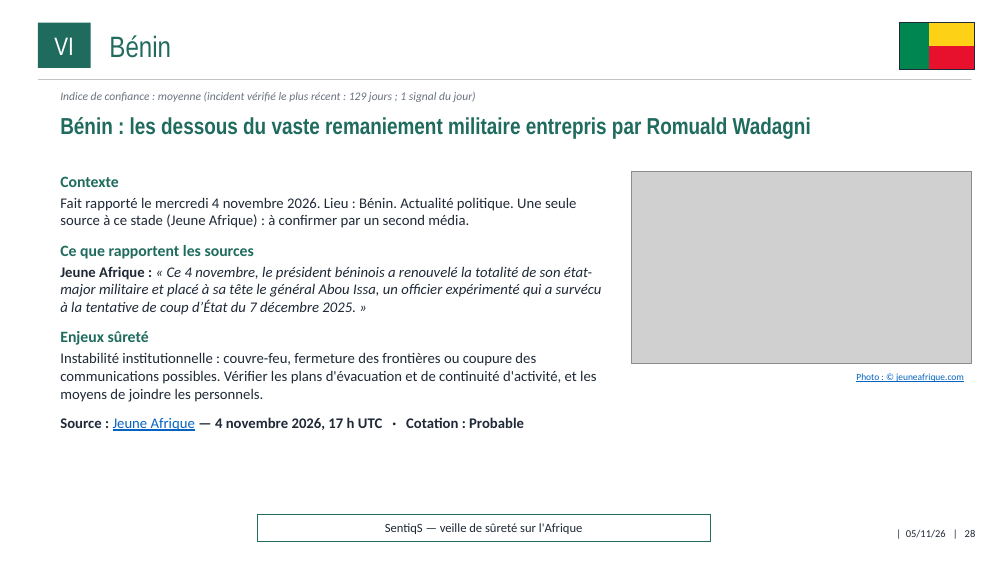
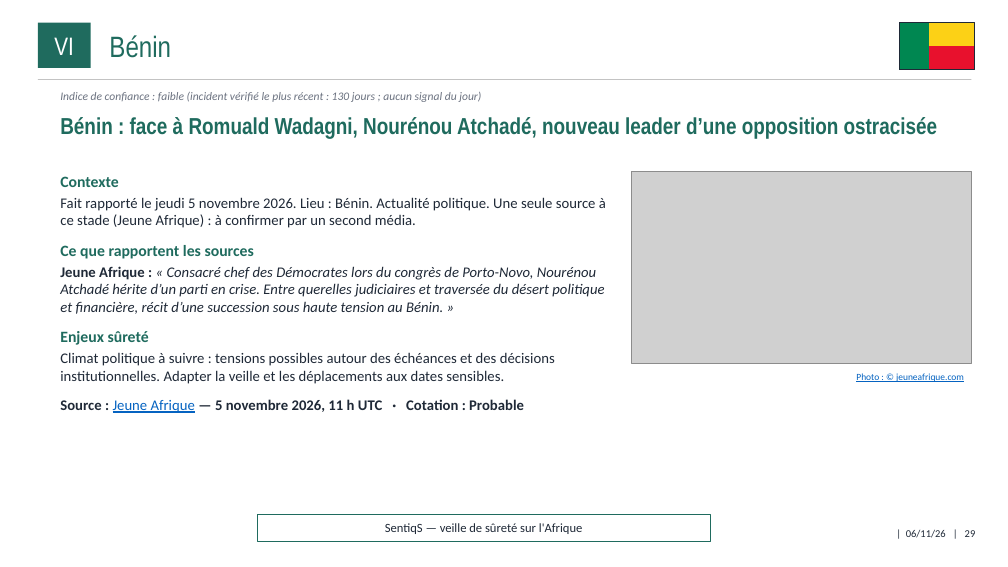
Before and after one commit to ytl1-ops/SentiqS, a slide deck: slide 29 of web/rapports/mensuel/2026-11.pptx (slide 28 before the commit). Drawn at 1008x567 pixels with LibreOffice and Linux fonts; fonts in the diff are those of the drawing; grey boxes stand for pictures. Boxes give left, top, right and bottom in pixels: in the first picture for what was removed or moved away, otherwise in the second. Text is boxed around its words. In the diff, an @@ line names an element or a change of style, - is before the commit and + after.

```diff
--- a/web/rapports/mensuel/2026-11.pptx
+++ b/web/rapports/mensuel/2026-11.pptx
@@ text at <box>60,92,481,102</box>: text changed @@
-Indice de confiance : moyenne (incident vérifié le plus récent : 129 jours ; 1 signal du jour)
+Indice de confiance : faible (incident vérifié le plus récent : 130 jours ; aucun signal du jour)
@@ text at <box>60,117,938,139</box>: text changed @@
-Bénin : les dessous du vaste remaniement militaire entrepris par Romuald Wadagni
+Bénin : face à Romuald Wadagni, Nourénou Atchadé, nouveau leader d’une opposition ostracisée
@@ text at <box>60,197,606,228</box>: text changed @@
-Fait rapporté le mercredi 4 novembre 2026. Lieu : Bénin. Actualité politique. Une seule source à ce stade (Jeune Afrique) : à confirmer par un second média.
+Fait rapporté le jeudi 5 novembre 2026. Lieu : Bénin. Actualité politique. Une seule source à ce stade (Jeune Afrique) : à confirmer par un second média.
@@ text at <box>60,266,604,314</box>: text changed @@
-Jeune Afrique : « Ce 4 novembre, le président béninois a renouvelé la totalité de son état-major militaire et placé à sa tête le général Abou Issa, un officier expérimenté qui a survécu à la tentative de coup d’État du 7 décembre 2025. »
+Jeune Afrique : « Consacré chef des Démocrates lors du congrès de Porto-Novo, Nourénou Atchadé hérite d’un parti en crise. Entre querelles judiciaires et traversée du désert politique et financière, récit d’une succession sous haute tension au Bénin. »
@@ text at <box>60,352,555,413</box>: text changed @@
-Instabilité institutionnelle : couvre-feu, fermeture des frontières ou coupure des communications possibles. Vérifier les plans d'évacuation et de continuité d'activité, et les moyens de joindre les personnels.
-Source : Jeune Afrique — 4 novembre 2026, 17 h UTC · Cotation : Probable
+Climat politique à suivre : tensions possibles autour des échéances et des décisions institutionnelles. Adapter la veille et les déplacements aux dates sensibles.
+Source : Jeune Afrique — 5 novembre 2026, 11 h UTC · Cotation : Probable
@@ text at <box>906,530,976,538</box>: text changed @@
-| 05/11/26 | 28
+| 06/11/26 | 29
```
Also in this commit, not shown: 36 other slides changed, 2 slides added, 10 other files.
